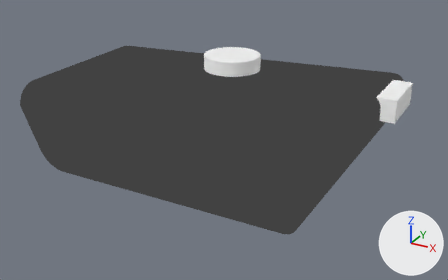
The glTF model trees/thorny/wearguide/glbs/pod.glb as it was, and as the next commit left it.
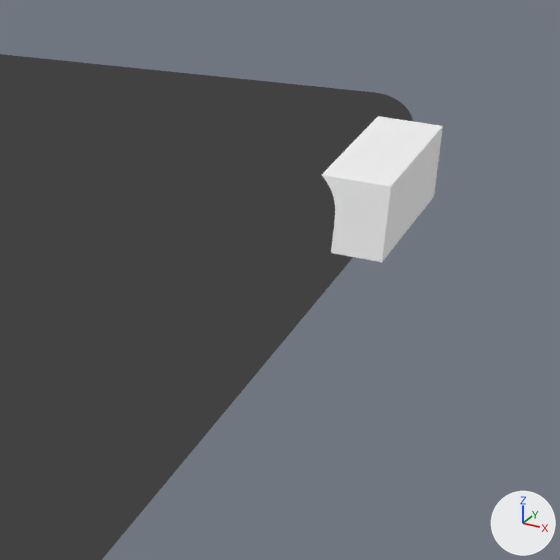
Each version appears first whole from a 50 mm lens placed at (64.3, -84.9, 41.6), pointed at (25.6, -14.5, 6.4), and next in a close-up on the part from 62% to 100% of the width and 16% to 76% of the height. Every picture has the same lights, and +X, +Y and +Z are marked at lower right. Where no turn or scale is listed for an object, it has been applied to the vertices.

Before the edit, the objects in view are built like this:
```python
me_mesh_0 = bpy.data.meshes.new('Mesh_0')
me_mesh_0.from_pydata(...)  # 488 vertices, 972 faces; spans x 0.0..46.5, y -27.1..-0.1, z 0.0..16.6
me_mesh_0.materials.append(mat_material_0)
me_mesh_1 = bpy.data.meshes.new('Mesh_1')
me_mesh_1.from_pydata(...)  # a box spanning x -2.0..2.0, y -4.0..4.0, z -1.5..1.5
me_mesh_1.materials.append(mat_material_1)  # white #ffffff
ob_box = bpy.data.objects.new('Box', me_mesh_1)
ob_box.location = (46.39, -8.0, 13.99)
ob_case = bpy.data.objects.new('Case', me_mesh_0)
ob_case.location = (0.0, 0.0, 0.0)
```
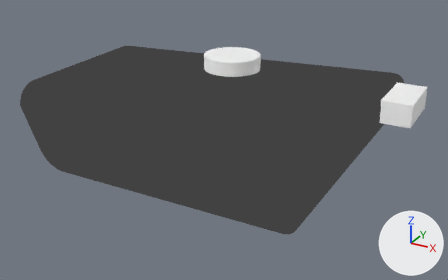
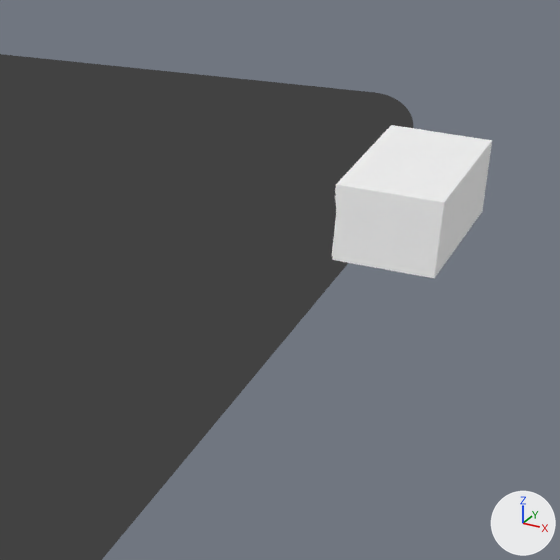
The change, as a list of edits to the scene's bpy script:
```text
Change ob_box:
    ob_box.location: (46.39, -8.0, 13.99) -> (48.29, -7.68, 13.6)
```

What differs and where, as boxes (x1, y1, x2, y2) in the close-ups (560 x 560 px):
'Box', moved: before (322, 116, 443, 262); after (332, 125, 492, 278)
